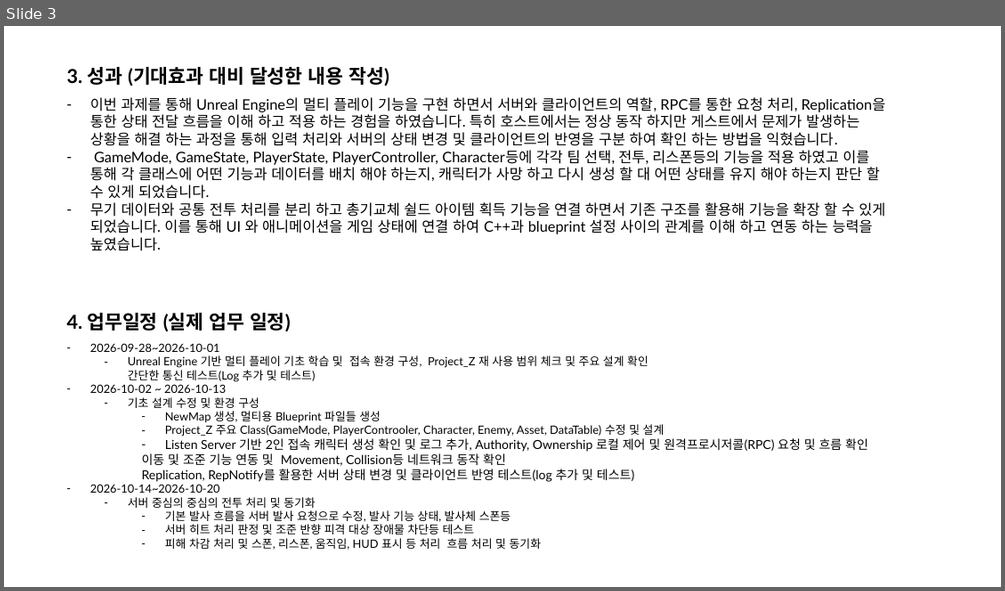
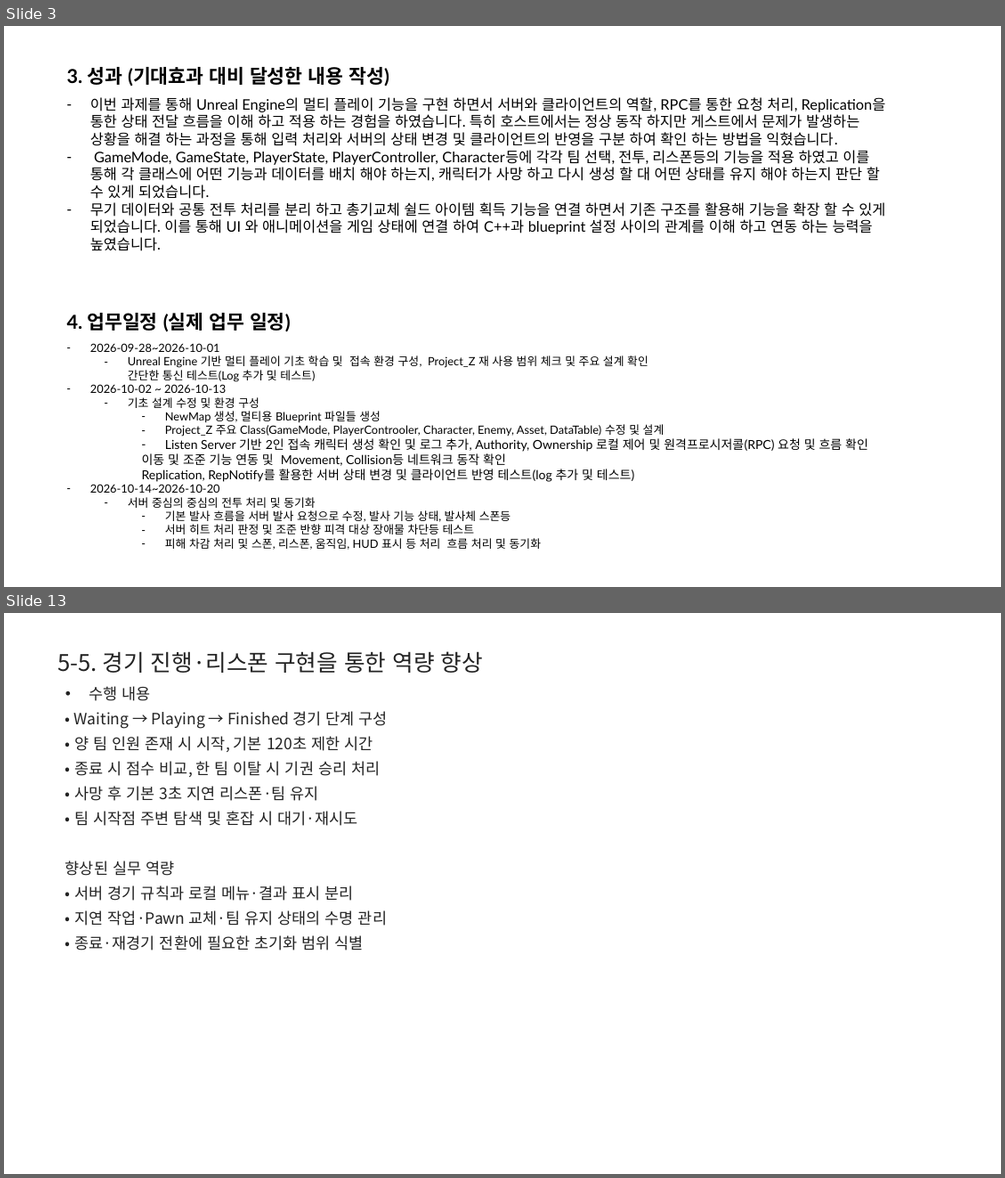
Before and after one commit to BenT8501/Auto_Stock_Trading, a slide deck: Project_Z/docs/박종호B_직무과제_완료보고서.pptx. Shown one above the other, each under a label of ours: slide 3 before the commit, slides 3 and 13 after it; the slides between them are not shown. The pictures are 1005x591 and 1005x1178 pixels, drawn with LibreOffice and Linux fonts; fonts in the diff are those of the drawing. Boxes give left, top, right and bottom in pixels: in the first picture for what was removed or moved away, otherwise in the second. Text is boxed around its words. In the diff, an @@ line names an element or a change of style, - is before the commit and + after.

```diff
--- a/Project_Z/docs/박종호B_직무과제_완료보고서.pptx
+++ b/Project_Z/docs/박종호B_직무과제_완료보고서.pptx
@@ slide 13 added at [4, 613, 1001, 1174], background #FFFFFF @@
@@ text added at [57, 651, 483, 673], 22 pt, text #232323 @@
+5-5. 경기 진행·리스폰 구현을 통한 역량 향상
@@ text added at [65, 686, 388, 950], 15 pt, text #232323 @@
+• 수행 내용
+• Waiting → Playing → Finished 경기 단계 구성
+• 양 팀 인원 존재 시 시작, 기본 120초 제한 시간
+• 종료 시 점수 비교, 한 팀 이탈 시 기권 승리 처리
+• 사망 후 기본 3초 지연 리스폰·팀 유지
+• 팀 시작점 주변 탐색 및 혼잡 시 대기·재시도
+향상된 실무 역량
+• 서버 경기 규칙과 로컬 메뉴·결과 표시 분리
+• 지연 작업·Pawn 교체·팀 유지 상태의 수명 관리
+• 종료·재경기 전환에 필요한 초기화 범위 식별
```
Also in this commit, not shown: 1 slide changed, 8 other slides added.
